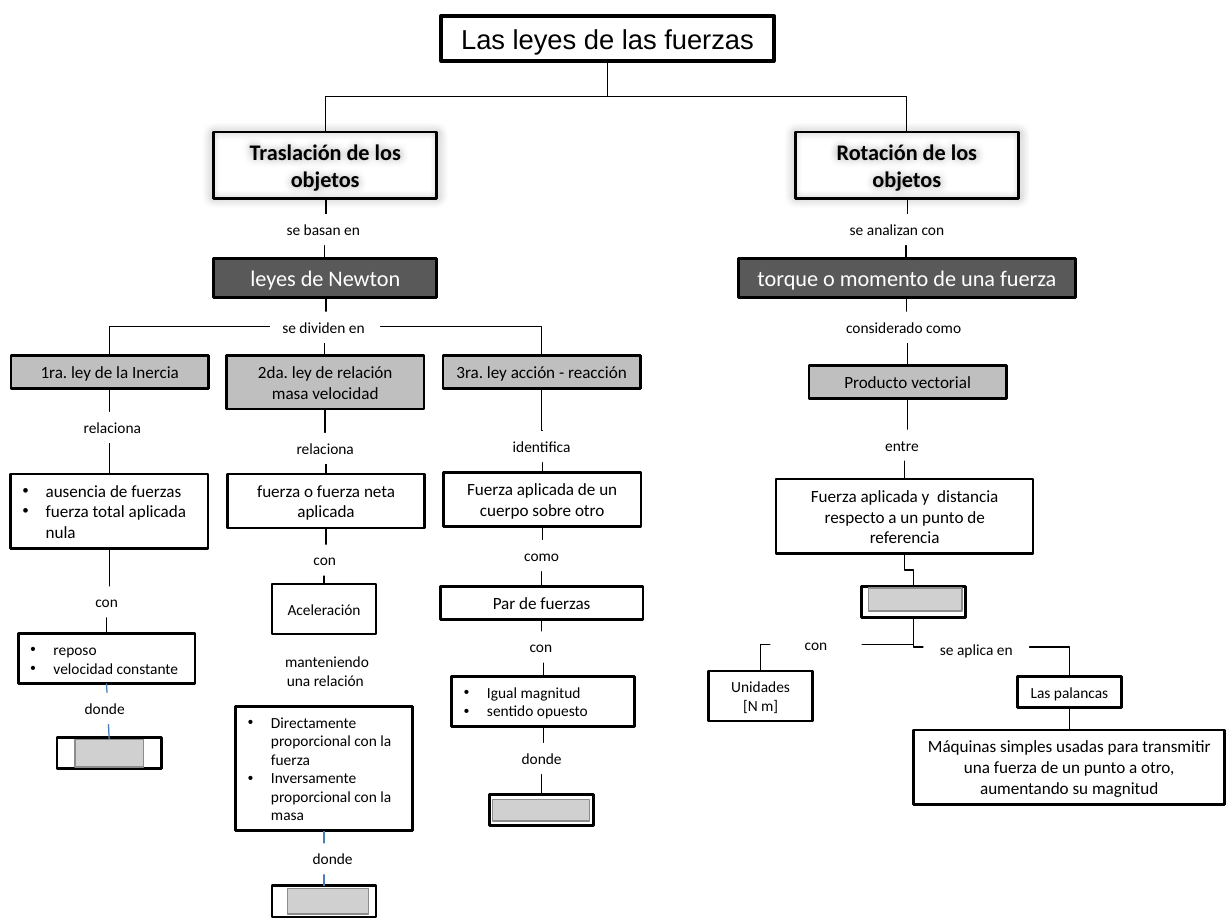
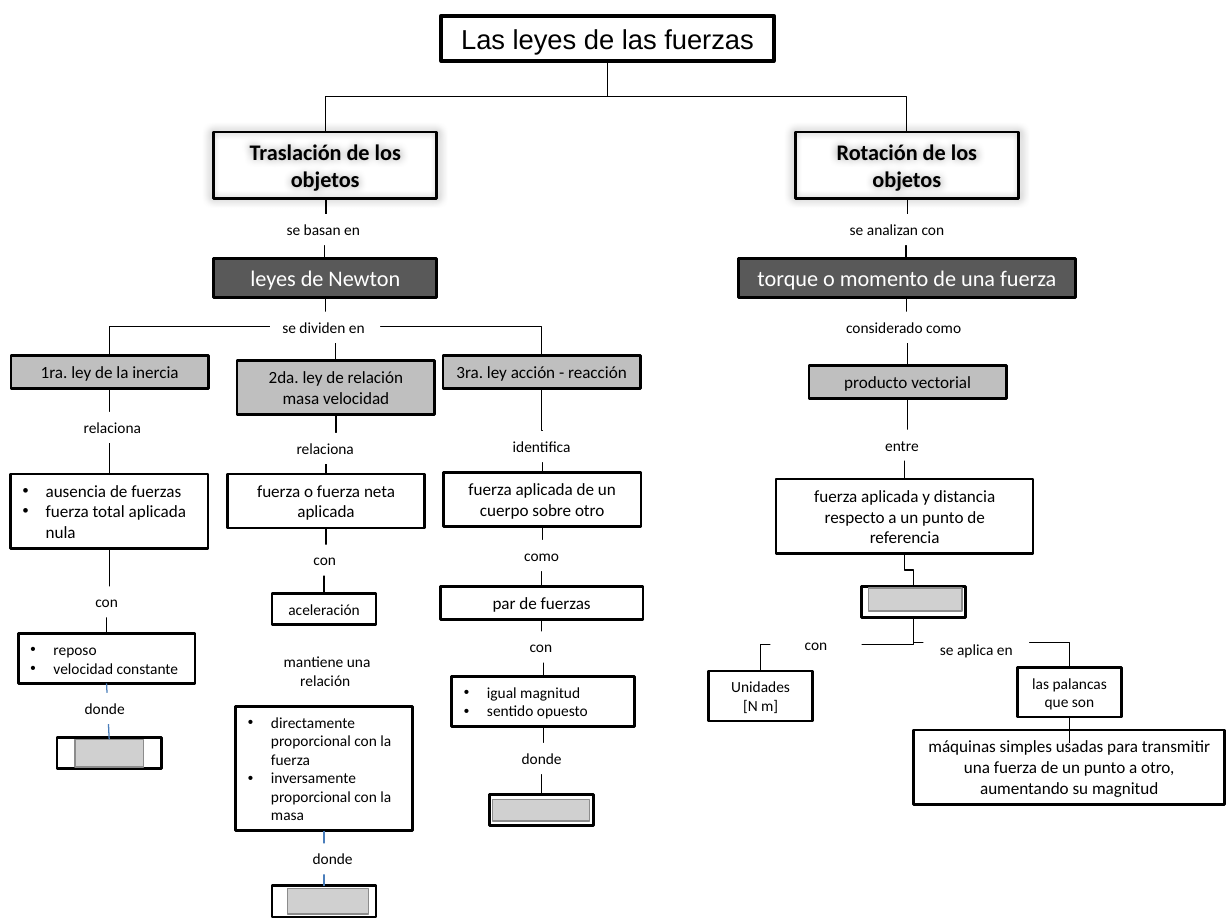
Before and after one commit to AulaPlanetaColombia/CienciasNaturales, a slide deck: slide 1 of fuentes/contenidos/grado10/guion17/CN_10_17_CO.pptx. Drawn at 1232x924 pixels with LibreOffice and Linux fonts; fonts in the diff are those of the drawing; grey boxes stand for pictures. Boxes give left, top, right and bottom in pixels: in the first picture for what was removed or moved away, otherwise in the second. Text is boxed around its words. In the diff, an @@ line names an element or a change of style, - is before the commit and + after.

Commit message:
rev mapa 10-17

```diff
--- a/fuentes/contenidos/grado10/guion17/CN_10_17_CO.pptx
+++ b/fuentes/contenidos/grado10/guion17/CN_10_17_CO.pptx
@@ elbow line moved from (326, 298) - (324, 356) to (325, 298) - (336, 361) @@
@@ text in rectangle at [41,366,178,381]: text changed @@
-1ra. ley de la Inercia
+1ra. ley de la inercia
@@ rectangle "2da. ley de relación masa ...": place and size @@
-rectangle "2da. ley de relación masa ..." at [227,355,424,409]
+rectangle "2da. ley de relación masa ..." at [237,361,434,415]
@@ text in rectangle at [844,376,971,391]: text changed @@
-Producto vectorial
+producto vectorial
@@ elbow line moved from (325, 409) - (326, 474) to (336, 414) - (326, 474) @@
@@ text in rectangle at [468,483,616,519]: text changed @@
-Fuerza aplicada de un cuerpo sobre otro
+fuerza aplicada de un cuerpo sobre otro
@@ text in rectangle at [814,490,995,543]: text changed @@
-Fuerza aplicada y distancia respecto a un punto de referencia
+fuerza aplicada y distancia respecto a un punto de referencia
@@ elbow line moved from (326, 529) - (324, 584) to (326, 529) - (324, 594) @@
@@ rectangle "aceleración": place and size @@
-rectangle "aceleración" at [272,584,377,634]
+rectangle "aceleración" at [272,594,377,625]
@@ text in rectangle at [493,597,591,612]: text changed @@
-Par de fuerzas
+par de fuerzas
@@ text in rectangle at [288,604,359,615]: text changed @@
-Aceleración
+aceleración
@@ elbow line moved from (913, 617) - (1069, 676) to (913, 617) - (1069, 668) @@
@@ text at [284,656,371,686]: text changed @@
-manteniendo una relación
+mantiene una relación
@@ text in rectangle at [487,687,580,701]: text changed @@
-• Igual magnitud
+• igual magnitud
@@ rectangle "las palancas que son": place and size @@
-rectangle "las palancas que son" at [1018,676,1122,707]
+rectangle "las palancas que son" at [1018,668,1122,717]
@@ text in rectangle at [1032,678,1107,710]: text changed @@
-Las palancas
+las palancas que son
@@ text in rectangle at [271,717,391,820]: text changed @@
-• Directamente proporcional con la fuerza
-• Inversamente proporcional con la masa
+• directamente proporcional con la fuerza
+• inversamente proporcional con la masa
@@ elbow line moved from (1069, 708) - (1069, 729) to (1069, 717) - (1069, 743) @@
@@ text in rectangle at [928,739,1210,797]: text changed @@
-Máquinas simples usadas para transmitir una fuerza de un punto a otro, aumentando su magnitud
+máquinas simples usadas para transmitir una fuerza de un punto a otro, aumentando su magnitud
```
